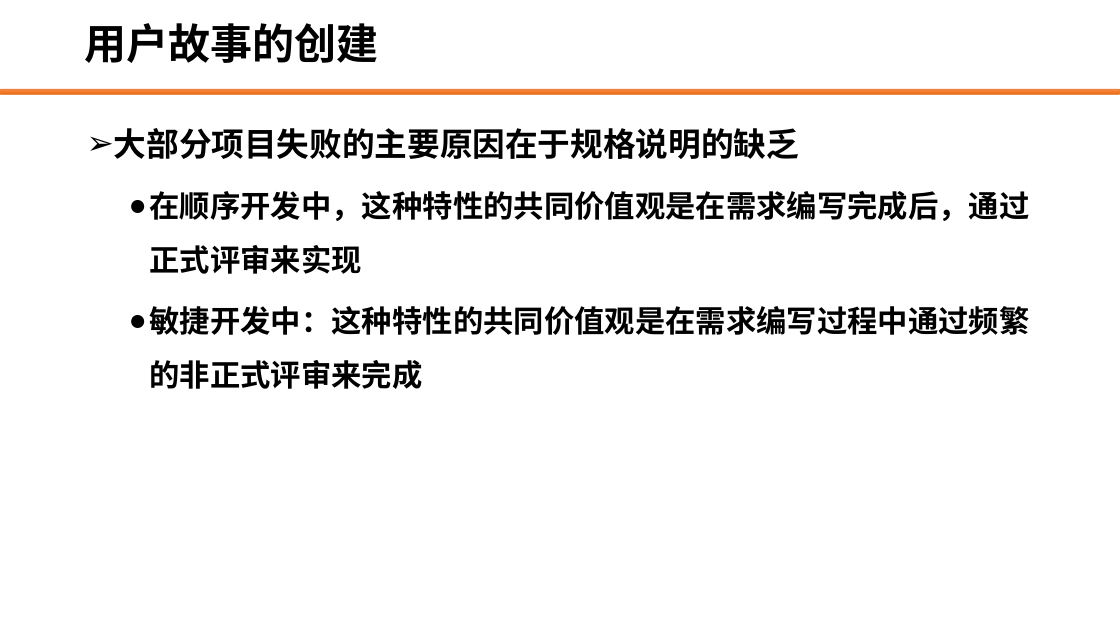
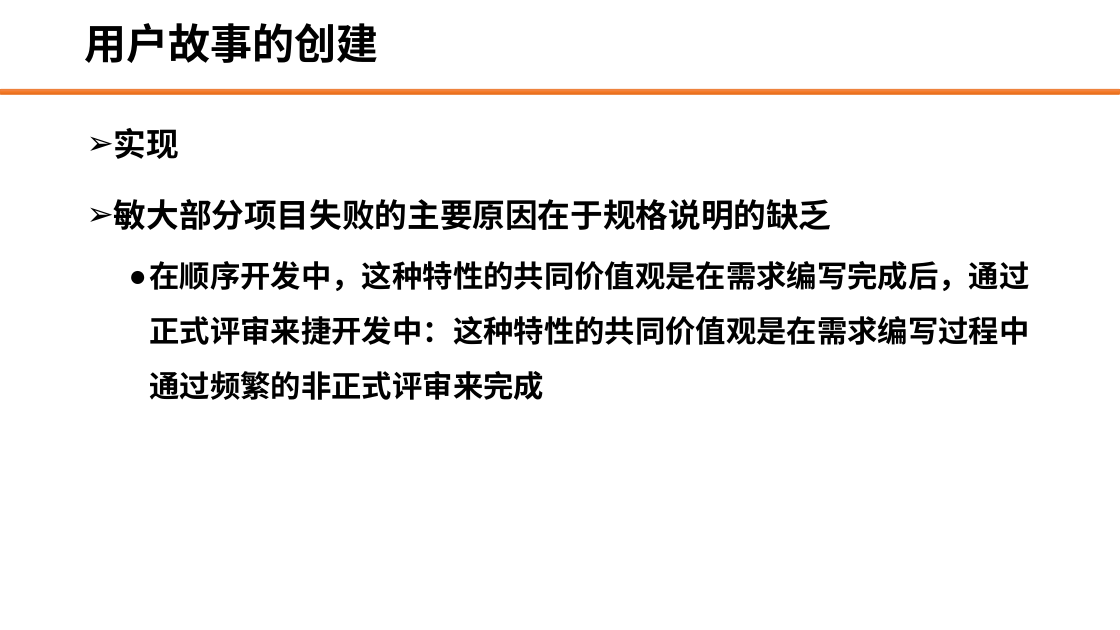
Before and after one commit to edu2act/course-web-system-testing, a slide deck: slide 20 of materials/slides/3.1 敏捷测试基础知识.pptx. Drawn at 1120x630 pixels with LibreOffice and Linux fonts; fonts in the diff are those of the drawing; background and template pictures are left out. Boxes give left, top, right and bottom in pixels: in the first picture for what was removed or moved away, otherwise in the second. Text is boxed around its words. In the diff, an @@ line names an element or a change of style, - is before the commit and + after.

```diff
--- a/materials/slides/3.1 敏捷测试基础知识.pptx
+++ b/materials/slides/3.1 敏捷测试基础知识.pptx
@@ text at (114, 128, 1030, 400): text changed @@
-➢ 大部分项目失败的主要原因在于规格说明的缺乏
-  ● 在顺序开发中，这种特性的共同价值观是在需求编写完成后，通过正式评审来实现
-  ● 敏捷开发中：这种特性的共同价值观是在需求编写过程中通过频繁的非正式评审来完成
+➢ 实现
+➢ 敏大部分项目失败的主要原因在于规格说明的缺乏
+  ● 在顺序开发中，这种特性的共同价值观是在需求编写完成后，通过正式评审来捷开发中：这种特性的共同价值观是在需求编写过程中通过频繁的非正式评审来完成
```
Also in this commit, not shown: 9 other slides changed, 2 slides added, 42 other files.
